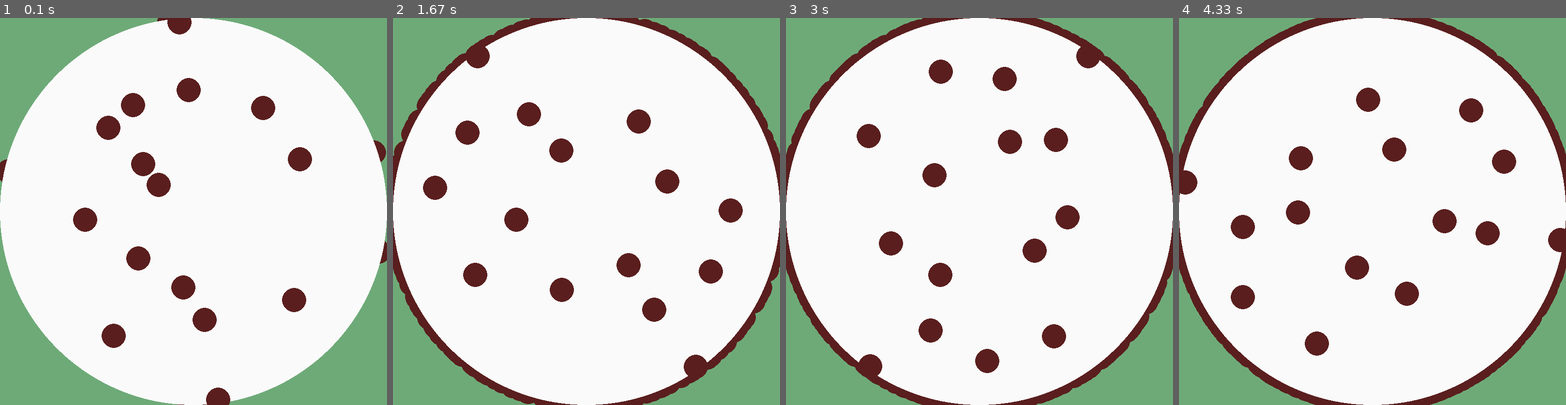
Above: before the commit, frames 1-4 (left to right).
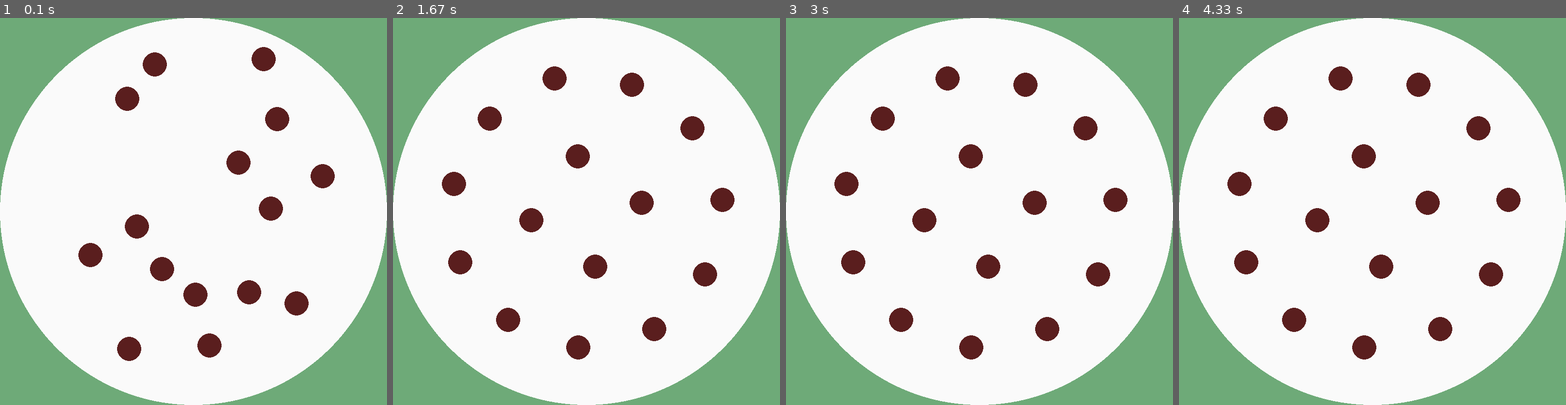
Above: after the commit, the same moments.

Repository: Crkf61/repelling_tubes
Game: pygame game, started from 2D_problem/animate.py
Two runs of this game, one before a commit and one after it. Both use one fixed random seed, a clock stepped at 60 frames per second and the inputs below.
Inputs:
- Up to frame 1 (0.1 s): no input
- Up to frame 2 (1.67 s): no input
- Up to frame 3 (3 s): no input
- Up to frame 4 (4.33 s): no input

The runs differ from the first frame. In frame 1, 8.0% of the frame differs, in the area x 0-100%, y 0-100%; in frame 2, 13%; in frame 3, 13%; in frame 4, 14%.

Commit message:
improve stability by limitin forces more

Diff:
--- a/2D_problem/utils.py
+++ b/2D_problem/utils.py
@@ -63,11 +63,11 @@
 def find_repulsion_on_i(pos_i, pos_j, q1, q2):
     rin = pos_i - pos_j  # numpy array
     rin_mag = np.linalg.norm(rin)
-    if rin_mag < 1e-3:
+    if rin_mag < 3e-2:
         if rin_mag == 0:
-            r = 1e-3*np.array([1,0])
+            r = 3e-2*np.array([1,0])
         else:
-            r = 1e-3*rin / rin_mag
+            r = 3e-2*rin / rin_mag
     else:
         r = rin
     r_mag = np.linalg.norm(r)
